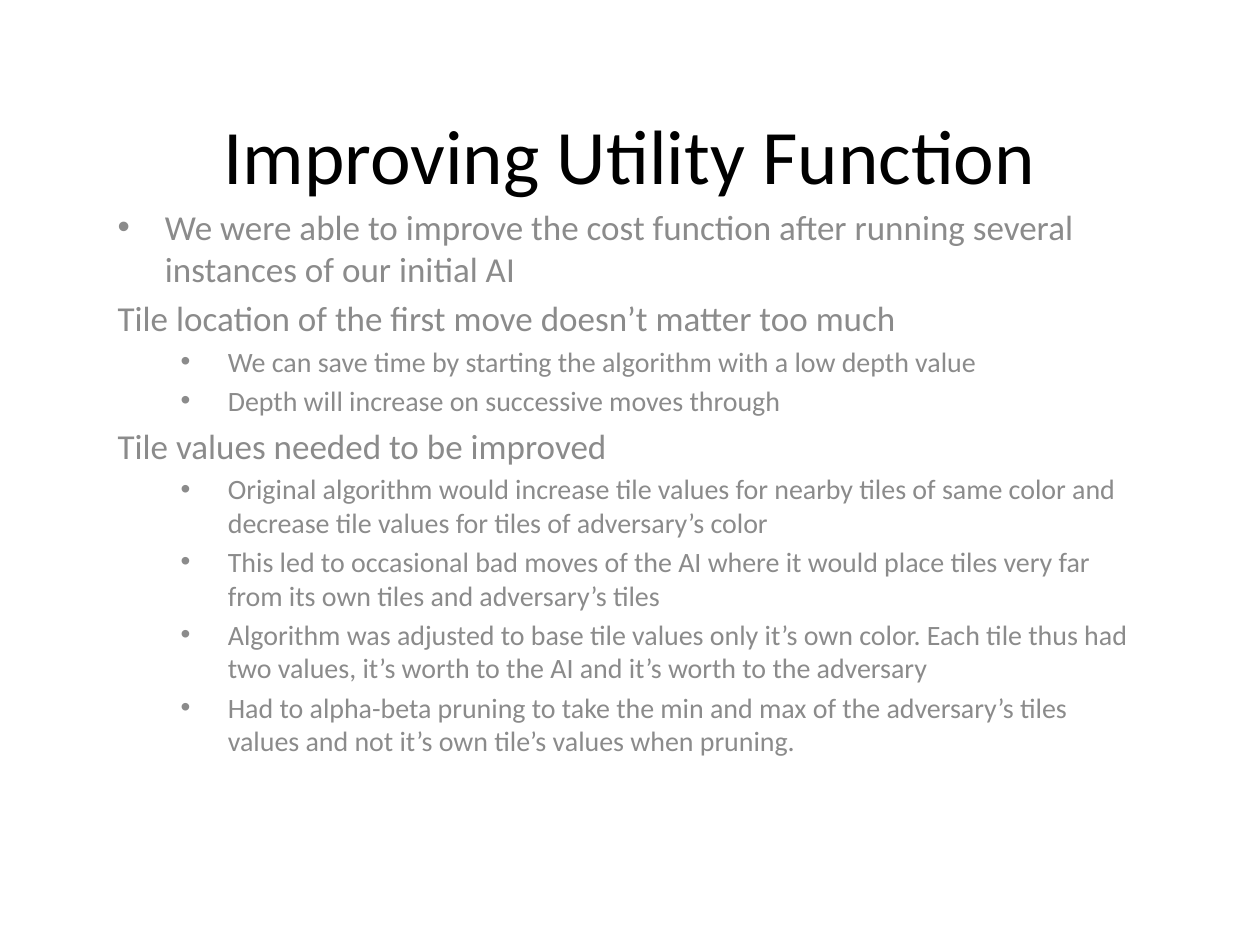
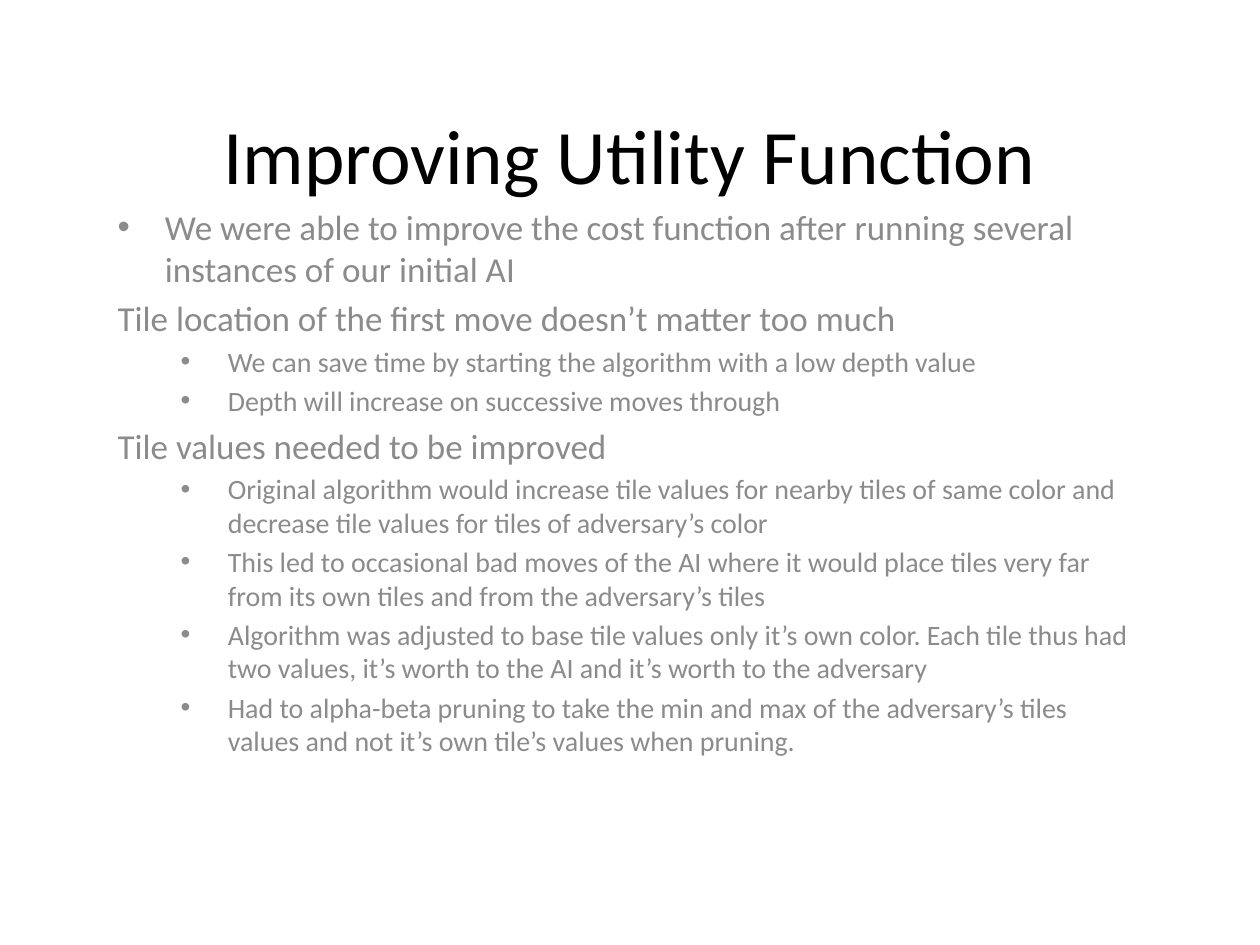
Before and after one commit to yangjiao2/271AIgame, a slide deck: slide 12 of Presentation.pptx (slide 11 before the commit). Drawn at 1260x945 pixels with LibreOffice and Linux fonts; fonts in the diff are those of the drawing. Boxes give left, top, right and bottom in pixels: in the first picture for what was removed or moved away, otherwise in the second. Text is boxed around its words. In the diff, an @@ line names an element or a change of style, - is before the commit and + after.

```diff
--- a/Presentation.pptx
+++ b/Presentation.pptx
@@ subtitle at <box>228,552,1090,611</box>: text changed @@
-  • This led to occasional bad moves of the AI where it would place tiles very far from its own tiles and adversary’s tiles
+  • This led to occasional bad moves of the AI where it would place tiles very far from its own tiles and from the adversary’s tiles
```
Also in this commit, not shown: 6 other slides changed, 3 slides added, 1 slide removed.
